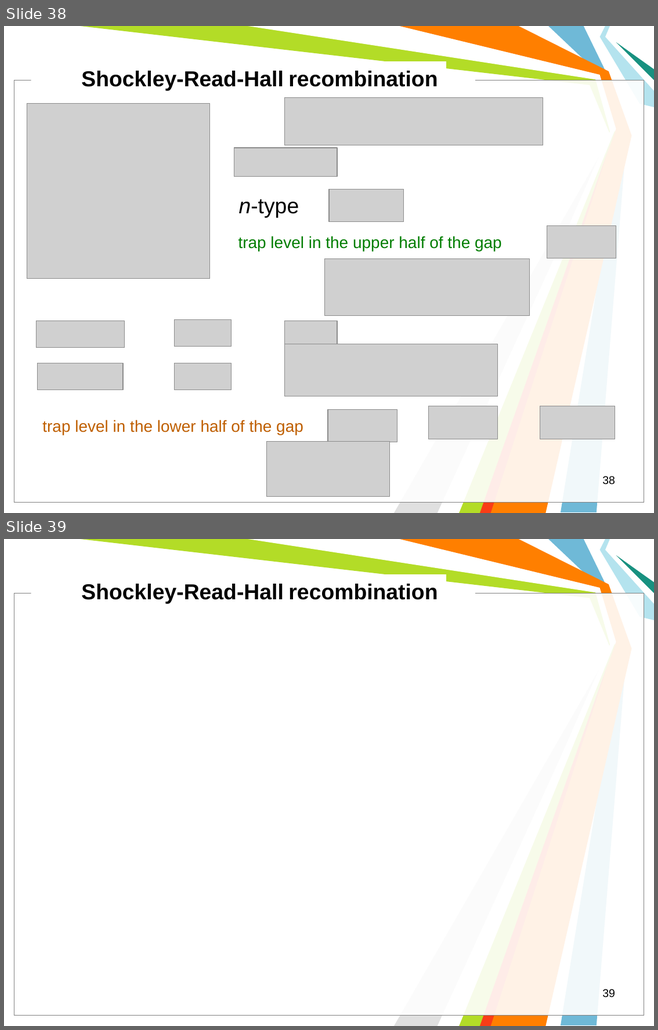
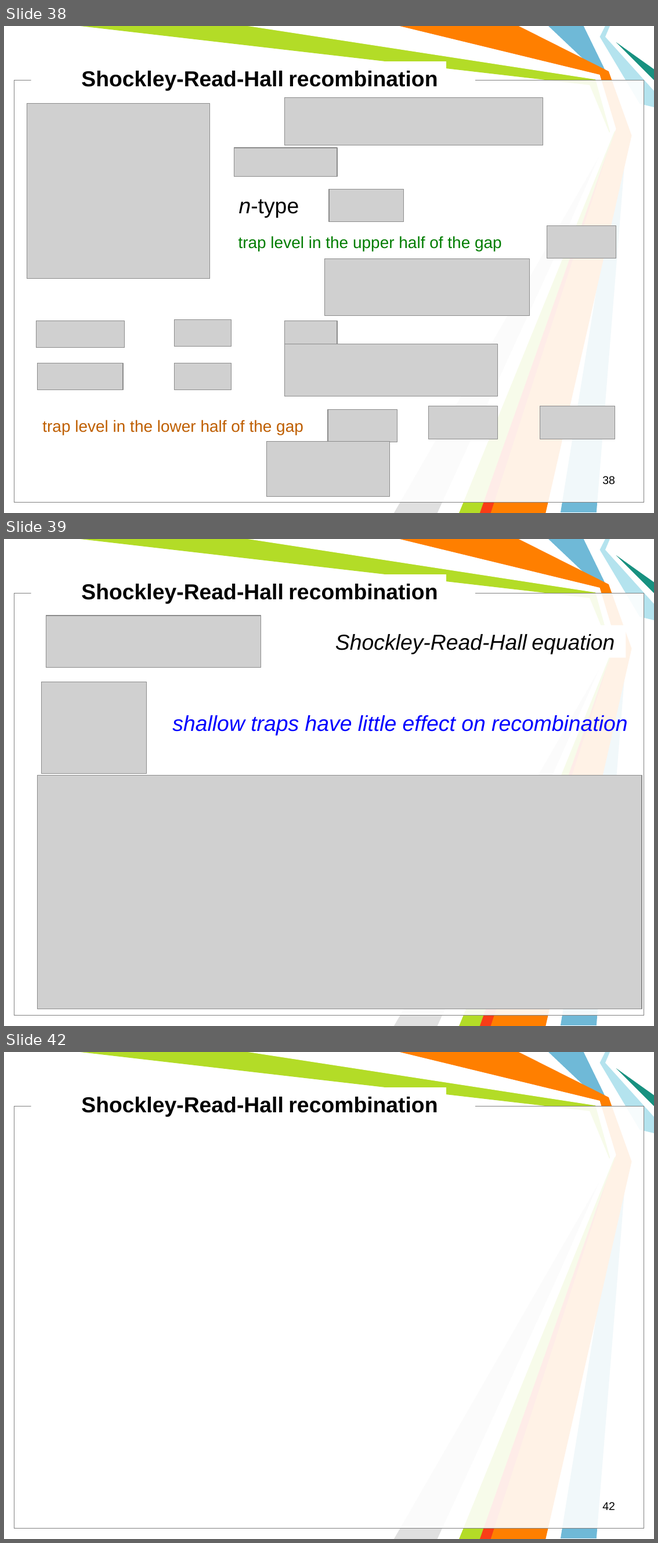
Before and after one commit to l432/NMK, a slide deck: Lecture/Photovoltaics/Photovoltaics2.ppt. Shown one above the other, each under a label of ours: slides 38 and 39 before the commit, slides 38, 39 and 42 after it; the slides between them are not shown. The pictures are 658x1030 and 658x1543 pixels, drawn with LibreOffice and Linux fonts; fonts in the diff are those of the drawing; grey boxes stand for pictures; background and template pictures are left out. Boxes give left, top, right and bottom in pixels: in the first picture for what was removed or moved away, otherwise in the second. Text is boxed around its words. In the diff, an @@ line names an element or a change of style, - is before the commit and + after.

```diff
--- a/Lecture/Photovoltaics/Photovoltaics2.ppt
+++ b/Lecture/Photovoltaics/Photovoltaics2.ppt
@@ slide 39 added at bbox=[4, 539, 654, 1026], background #FFFFFF; not listed: 11 template elements that a slide beside it also shows @@
@@ text added at bbox=[81, 584, 437, 603], 24 pt, text #000000, bold @@
+Shockley-Read-Hall recombination
@@ picture added at bbox=[46, 616, 260, 668] @@
@@ text added at bbox=[335, 634, 614, 654], 24 pt, text #000000, italic @@
+Shockley-Read-Hall equation
@@ picture added at bbox=[42, 682, 147, 773] @@
@@ text added at bbox=[172, 715, 628, 735], 24 pt, text #0000FF, italic @@
+shallow traps have little effect on recombination
@@ picture added at bbox=[37, 776, 641, 1009] @@
@@ what was slide 39 is now slide 42 @@
@@ page number at bbox=[602, 1502, 615, 1510]: text changed @@
-39
+42
```
Also in this commit, not shown: 3 slides changed, 2 other slides added.
